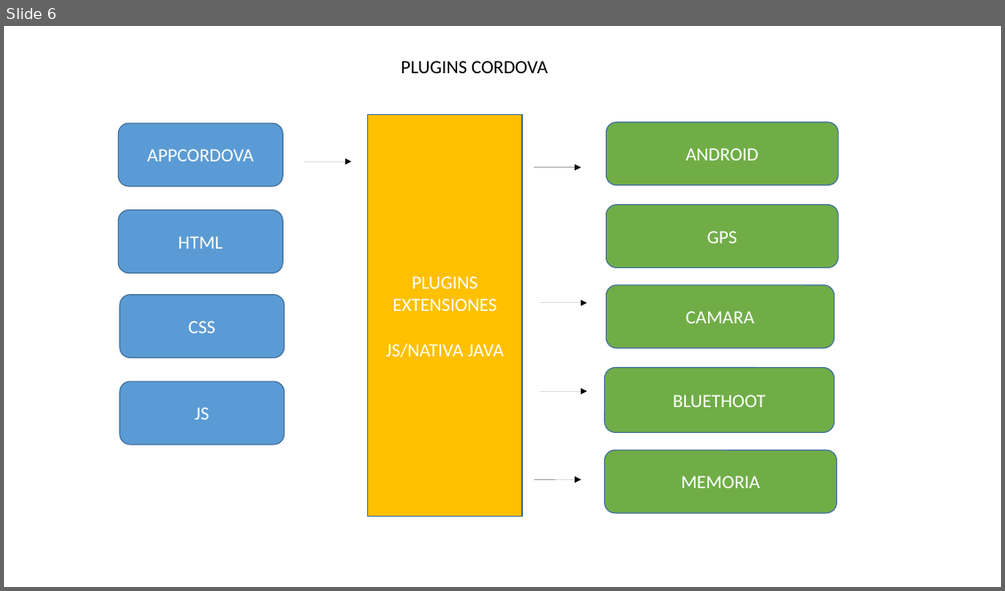
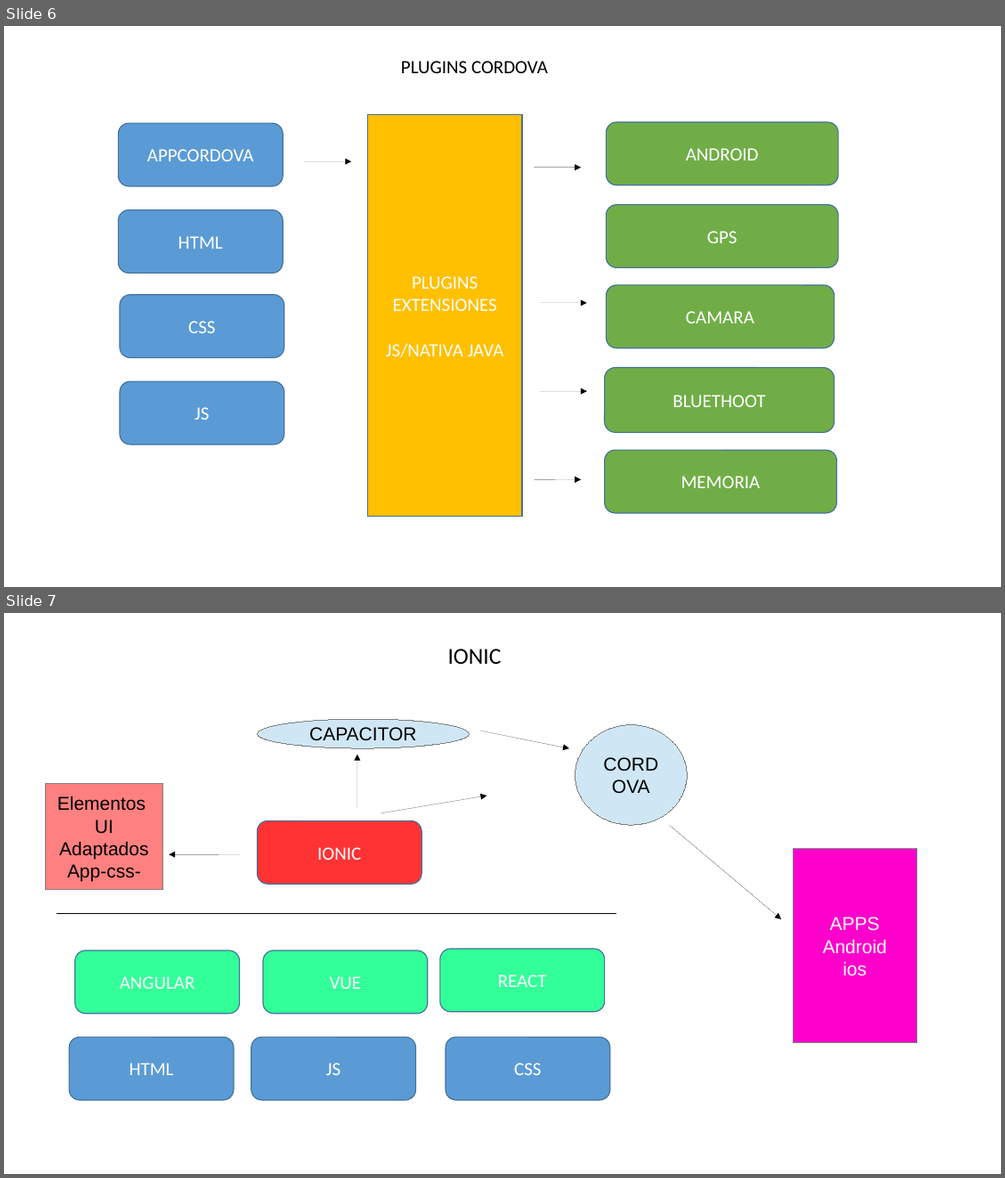
Before and after one commit to Valexx55/cursophonegap, a slide deck: DOCUMENTACION/ESQUEMA CURSO.odp. Shown one above the other, each under a label of ours: slide 6 before the commit, slides 6 and 7 after it. The pictures are 1005x591 and 1005x1178 pixels, drawn with LibreOffice and Linux fonts; fonts in the diff are those of the drawing. Boxes give left, top, right and bottom in pixels: in the first picture for what was removed or moved away, otherwise in the second. Text is boxed around its words. In the diff, an @@ line names an element or a change of style, - is before the commit and + after.

```diff
--- a/DOCUMENTACION/ESQUEMA CURSO.odp
+++ b/DOCUMENTACION/ESQUEMA CURSO.odp
@@ slide 7 added at bbox=[4, 613, 1001, 1174], background #FFFFFF @@
@@ text added at bbox=[448, 649, 502, 664], 22 pt, text #000000 @@
+IONIC
@@ ellipse added at bbox=[258, 719, 469, 748], fill #CFE7F5, outline #808080 0 pt, 18 pt, text #000000 @@
+CAPACITOR
@@ arrow added from (481, 730) to (569, 748), #000000 0 pt @@
@@ ellipse added at bbox=[575, 725, 688, 826], fill #CFE7F5, outline #808080 0 pt, 18 pt, text #000000 @@
+CORDOVA
@@ arrow added from (357, 807) to (357, 755), #000000 0 pt @@
@@ rectangle added at bbox=[45, 784, 162, 890], fill #FF8080, outline #808080 0 pt, 18 pt, text #000000 @@
+Elementos
+UI
+Adaptados
+App-css-
@@ arrow added from (380, 813) to (487, 795), #000000 0 pt @@
@@ rounded rectangle added at bbox=[258, 821, 422, 884], fill #FF3333, outline #43729D 0.99 pt, 18 pt, text #FFFFFF @@
+IONIC
@@ arrow added from (670, 825) to (781, 919), #000000 0 pt @@
@@ rectangle added at bbox=[793, 849, 916, 1043], fill #FF00CC, outline #808080 0 pt, 18 pt, text #FFFFFF @@
+APPS
+Android
+ios
@@ arrow added from (240, 854) to (169, 854), #000000 0 pt @@
@@ line added from (57, 914) to (616, 914), #000000 0 pt @@
@@ rounded rectangle added at bbox=[75, 950, 240, 1013], fill #33FF99, outline #43729D 0.99 pt, 18 pt, text #FFFFFF @@
+ANGULAR
@@ rounded rectangle added at bbox=[263, 950, 428, 1013], fill #33FF99, outline #43729D 0.99 pt, 18 pt, text #FFFFFF @@
+VUE
@@ rounded rectangle added at bbox=[440, 949, 605, 1012], fill #33FF99, outline #43729D 0.99 pt, 18 pt, text #FFFFFF @@
+REACT
@@ rounded rectangle added at bbox=[69, 1037, 234, 1100], fill #5B9BD5, outline #43729D 0.99 pt, 18 pt, text #FFFFFF @@
+HTML
@@ rounded rectangle added at bbox=[251, 1037, 416, 1100], fill #5B9BD5, outline #43729D 0.99 pt, 18 pt, text #FFFFFF @@
+JS
@@ rounded rectangle added at bbox=[446, 1037, 610, 1100], fill #5B9BD5, outline #43729D 0.99 pt, 18 pt, text #FFFFFF @@
+CSS
```
Also in this commit, not shown: 3 other slides added, 2 other files.
